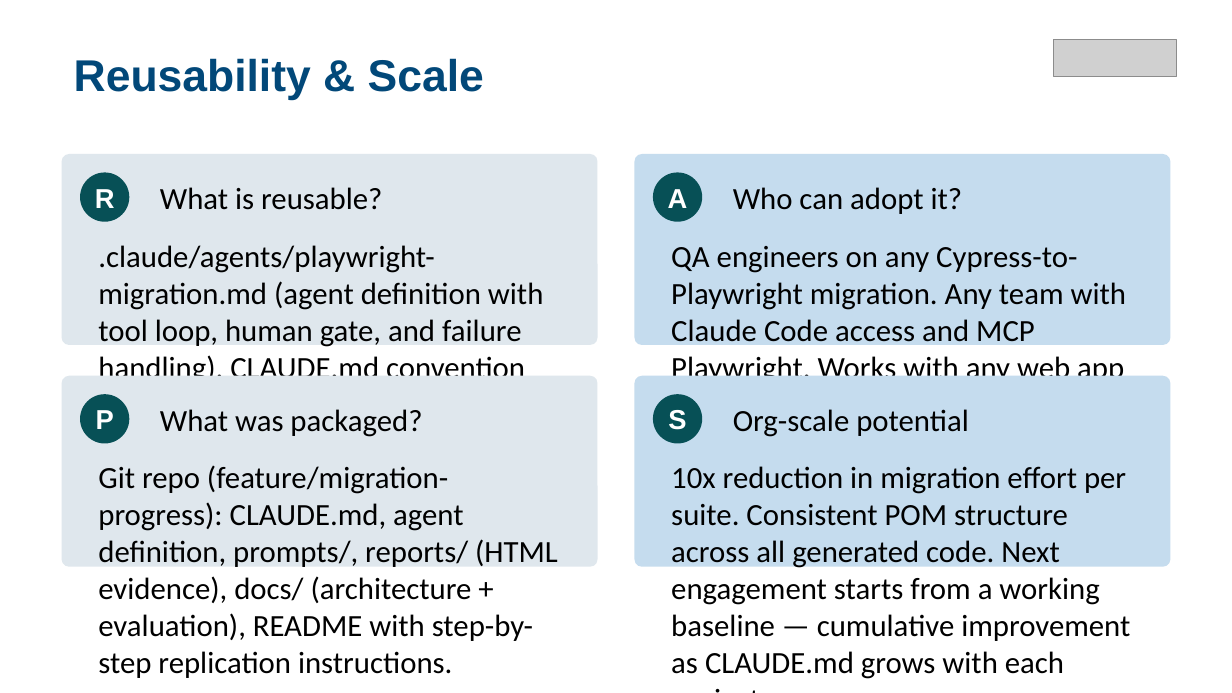
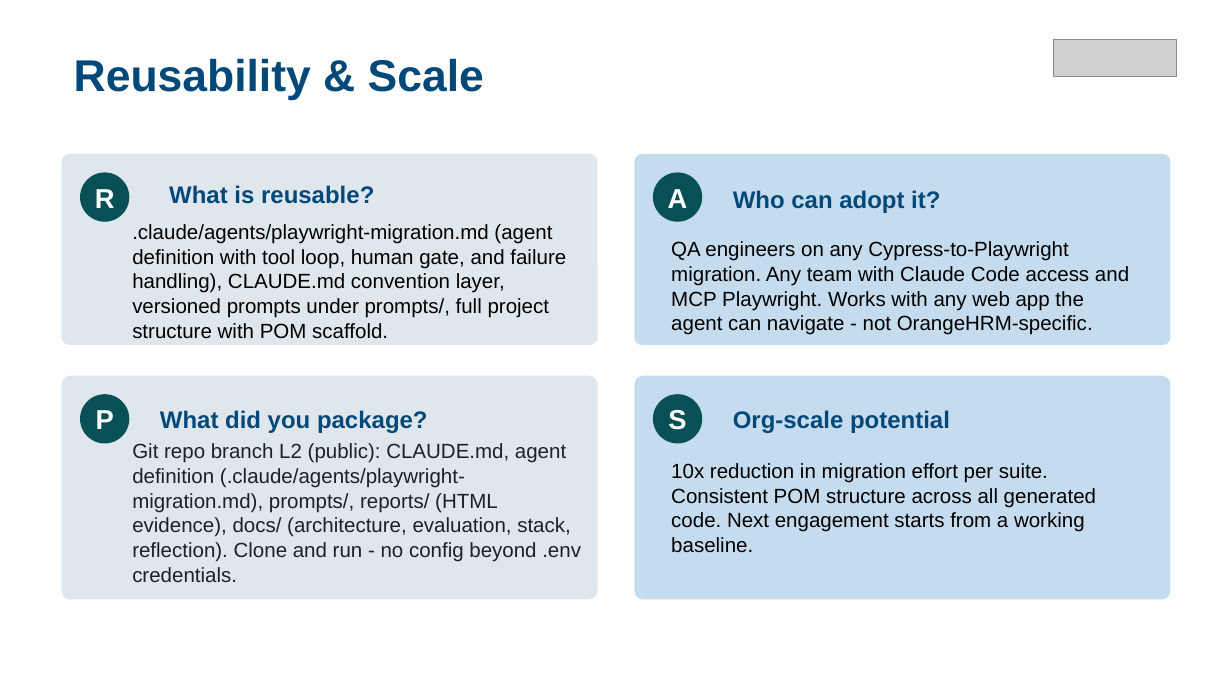
Before and after one commit to ajulian35/migration-cypress-to-playwright, a slide deck: slide 7 of docs/AI_Capstone_L2_Julian Largo.pptx. Drawn at 1232x693 pixels with LibreOffice and Linux fonts; fonts in the diff are those of the drawing; grey boxes stand for pictures. Boxes give left, top, right and bottom in pixels: in the first picture for what was removed or moved away, otherwise in the second. Text is boxed around its words. In the diff, an @@ line names an element or a change of style, - is before the commit and + after.

```diff
--- a/docs/AI_Capstone_L2_Julian Largo.pptx
+++ b/docs/AI_Capstone_L2_Julian Largo.pptx
@@ size 18 to 14 pt, font Calibri to Arial, text colour #000000 to #024879, bold on in 3 elements at bbox=[733, 410, 950, 433], bbox=[733, 190, 940, 213], bbox=[169, 185, 374, 204] @@
@@ text "What is reusable?": place and size @@
-text "What is reusable?" at bbox=[160, 187, 382, 210]
+text "What is reusable?" at bbox=[169, 185, 374, 204]
@@ text ".claude/agents/playwright-migration.md (agent definition wit ...": place and size @@
-text ".claude/agents/playwright-migration.md (agent definition wit ..." at bbox=[98, 245, 543, 493]
+text ".claude/agents/playwright-migration.md (agent definition wit ..." at bbox=[132, 224, 566, 339]
@@ text ".claude/agents/playwright-migration.md (agent definition wit ..." at bbox=[132, 224, 566, 339]: size 18 to 12 pt, font Calibri to Arial @@
@@ text at bbox=[671, 241, 1129, 335]: text changed; size 18 to 12 pt; font Calibri to Arial @@
-QA engineers on any Cypress-to-Playwright migration. Any team with Claude Code access and MCP Playwright. Works with any web app the agent can navigate — not OrangeHRM-specific.
+QA engineers on any Cypress-to-Playwright migration. Any team with Claude Code access and MCP Playwright. Works with any web app the agent can navigate - not OrangeHRM-specific.
@@ rounded rectangle: place and size @@
-rounded rectangle at bbox=[62, 376, 598, 567]
+rounded rectangle at bbox=[62, 376, 598, 600]
@@ rounded rectangle: place and size @@
-rounded rectangle at bbox=[634, 376, 1170, 567]
+rounded rectangle at bbox=[634, 376, 1170, 600]
@@ text at bbox=[160, 410, 428, 433]: text changed; size 18 to 14 pt; font Calibri to Arial; text colour #000000 to #024879; bold on @@
-What was packaged?
+What did you package?
@@ text at bbox=[132, 443, 581, 582]: text changed; size 18 to 12 pt; font Calibri to Arial; text colour #000000 to #1B2227 @@
-Git repo (feature/migration-progress): CLAUDE.md, agent definition, prompts/, reports/ (HTML evidence), docs/ (architecture + evaluation), README with step-by-step replication instructions.
+Git repo branch L2 (public): CLAUDE.md, agent definition (.claude/agents/playwright-migration.md), prompts/, reports/ (HTML evidence), docs/ (architecture, evaluation, stack, reflection). Clone and run - no config beyond .env credentials.
@@ text at bbox=[671, 463, 1096, 553]: text changed; size 18 to 12 pt; font Calibri to Arial @@
-10x reduction in migration effort per suite. Consistent POM structure across all generated code. Next engagement starts from a working baseline — cumulative improvement as CLAUDE.md grows with each project.
+10x reduction in migration effort per suite. Consistent POM structure across all generated code. Next engagement starts from a working baseline.
```
Also in this commit, not shown: 9 other slides changed, 3 slides added, 6 other files.
